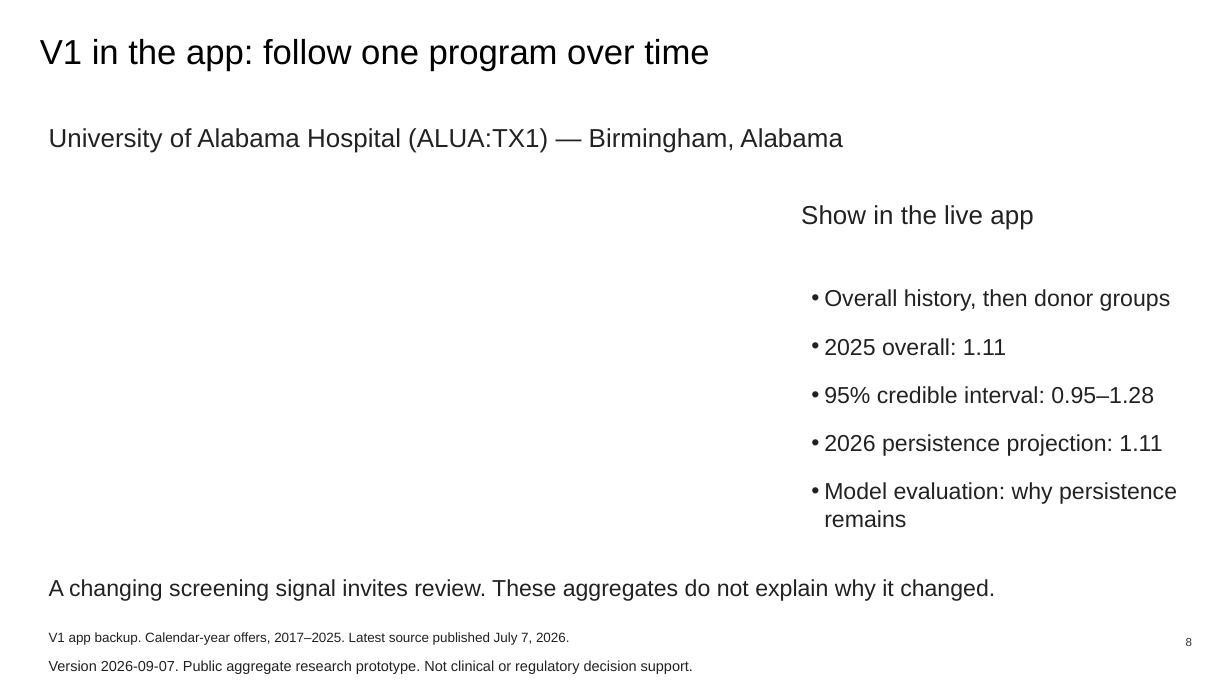
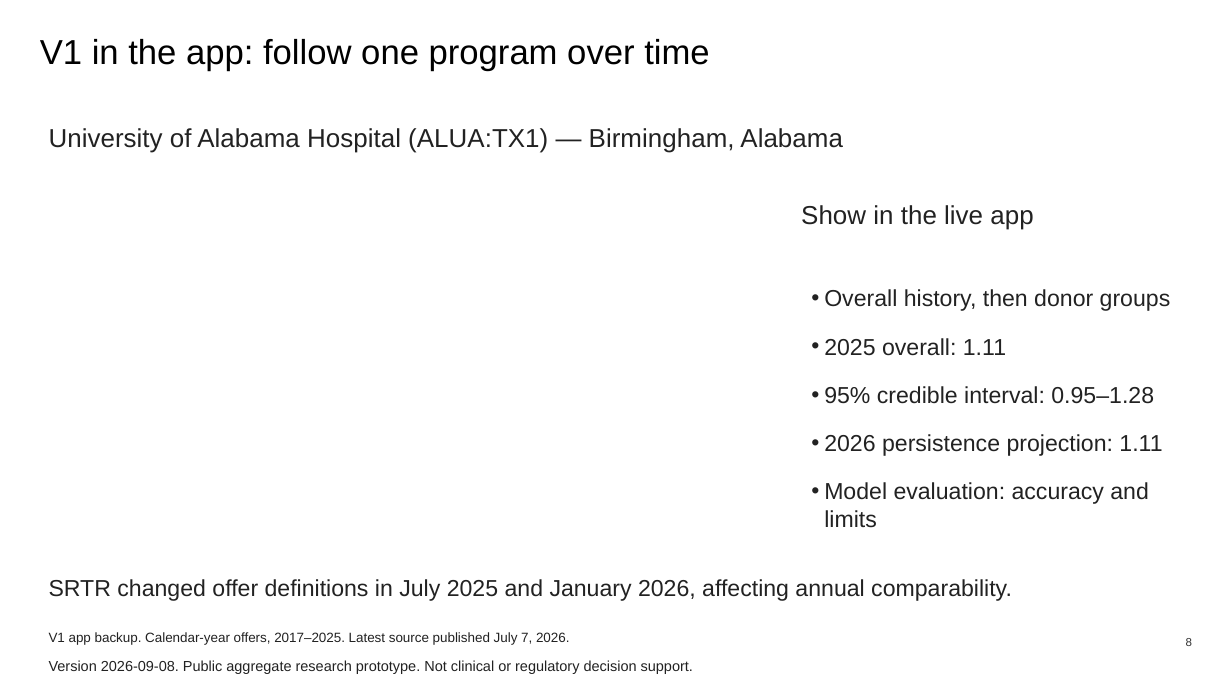
Before and after one commit to ca34525/Kidney-Acceptance-Signal-Monitor, a slide deck: slide 8 of docs/presentation/data-walkthrough/data-walkthrough-with-introduction.pptx. Drawn at 1232x693 pixels with LibreOffice and Linux fonts; fonts in the diff are those of the drawing. Boxes give left, top, right and bottom in pixels: in the first picture for what was removed or moved away, otherwise in the second. Text is boxed around its words. In the diff, an @@ line names an element or a change of style, - is before the commit and + after.

```diff
--- a/docs/presentation/data-walkthrough/data-walkthrough-with-introduction.pptx
+++ b/docs/presentation/data-walkthrough/data-walkthrough-with-introduction.pptx
@@ text at (824, 482, 1149, 528): text changed @@
-• Model evaluation: why persistence remains
+• Model evaluation: accuracy and limits
@@ text at (49, 579, 1012, 601): text changed @@
-A changing screening signal invites review. These aggregates do not explain why it changed.
+SRTR changed offer definitions in July 2025 and January 2026, affecting annual comparability.
@@ text at (49, 660, 693, 674): text changed @@
-Version 2026-09-07. Public aggregate research prototype. Not clinical or regulatory decision support.
+Version 2026-09-08. Public aggregate research prototype. Not clinical or regulatory decision support.
```
Also in this commit, not shown: 24 other slides changed, 28 other files.
